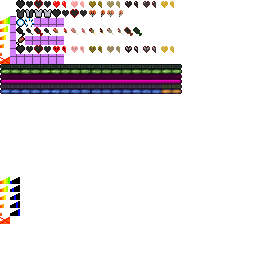
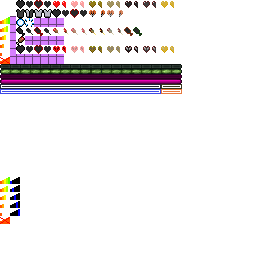
Revision of a layered w=256, h=256 image; what changed, layer by layer:
painted on "Layer" over box(0, 84, 182, 94)
